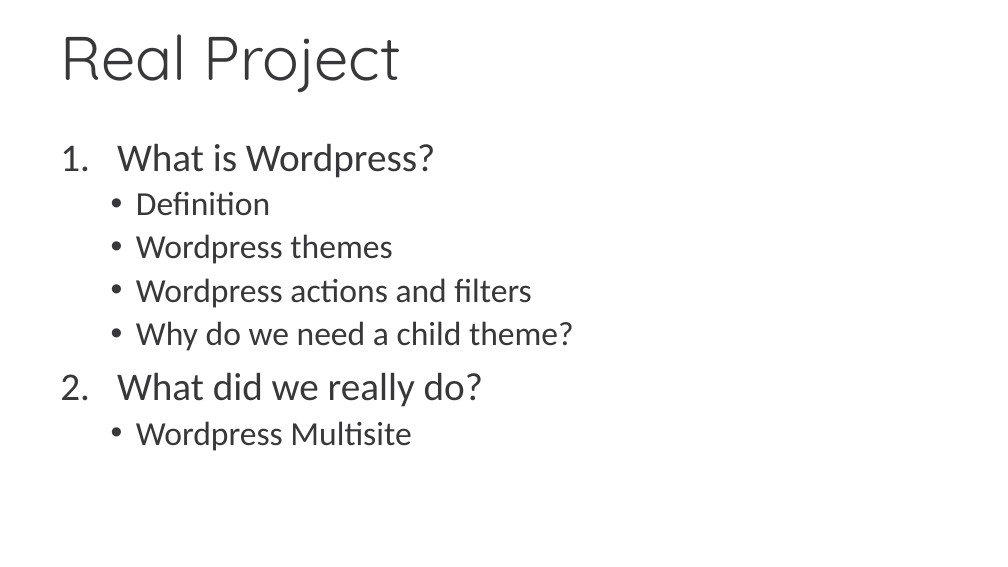
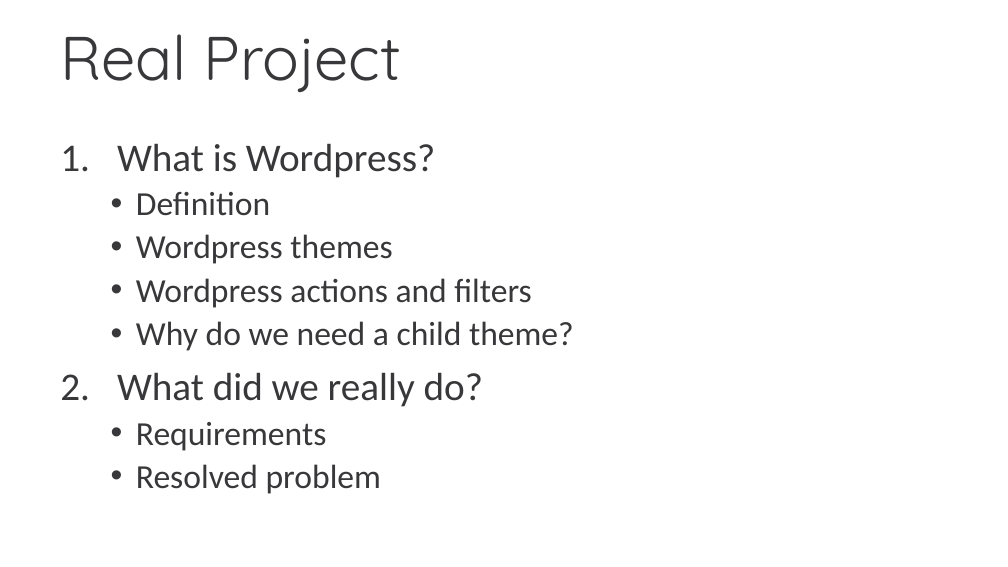
Before and after one commit to nam-tran-niteco/Wordpress-Demo, a slide deck: slide 9 of Wordpress Migration.pptx. Drawn at 1008x567 pixels with LibreOffice and Linux fonts; fonts in the diff are those of the drawing; background and template pictures are left out. Boxes give left, top, right and bottom in pixels: in the first picture for what was removed or moved away, otherwise in the second. Text is boxed around its words. In the diff, an @@ line names an element or a change of style, - is before the commit and + after.

```diff
--- a/Wordpress Migration.pptx
+++ b/Wordpress Migration.pptx
@@ text at [136,422,381,494]: text changed @@
-  • Wordpress Multisite
+  • Requirements
+  • Resolved problem
```
Also in this commit, not shown: 7 other slides changed, 11 slides added, 1 slide removed, 3 other files.
